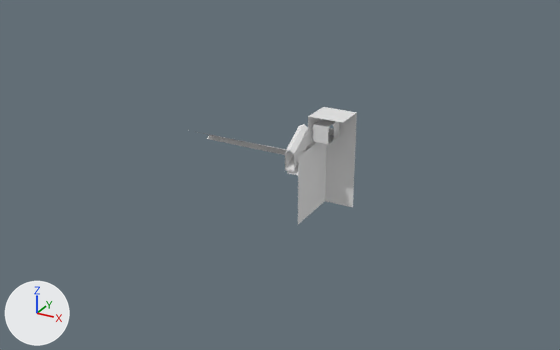
An edit to the glTF model assets/models/attic/attic.glb, drawn before and after from the same camera.
Rendered twice from a camera (50 mm lens) standing at (52.0, -111.1, 68.3) and looking at (-7.4, -3.0, 14.3). Every picture has the same lights, and +X, +Y and +Z are marked at lower left. Where no turn or scale is listed for an object, it has been applied to the vertices. Vertices at the same position are counted once.

Script lines for the objects in view, before the commit:
```python
me_plane = bpy.data.meshes.new('Plane')
me_plane.from_pydata(...)  # 18 vertices, 20 faces; spans x -0.9..0.7, y -13.25..-8.25, z 20.67..26.78
me_plane_033 = bpy.data.meshes.new('Plane.033')
me_plane_033.from_pydata(...)  # 105 vertices, 145 faces; spans x -0.9..6.6, y -13.3..-3.3, z 11.5..28.1
me_plane_034 = bpy.data.meshes.new('Plane.034')
me_plane_034.from_pydata(...)  # 11 vertices, 9 faces; spans x -19.3..1.5, y -13.3..-6.8, z 20.3..23.8
ob_attic_connector = bpy.data.objects.new('attic_connector', me_plane)
ob_attic_connector.location = (0.0, 0.0, 0.0)
ob_attic_pre_room = bpy.data.objects.new('attic_pre_room', me_plane_033)
ob_attic_pre_room.location = (0.0, 0.0, 0.0)
ob_roof = bpy.data.objects.new('roof', me_plane_034)
ob_roof.location = (0.0, 0.0, 0.0)
```
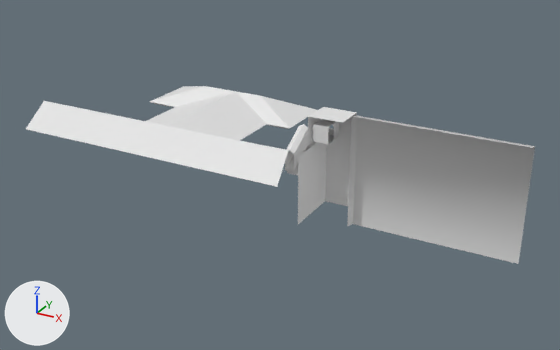
Scene script edits in JSON lines:
```json
{"block": "me_plane_034", "where": "# used by ob_roof; location = (0.0, 0.0, 0.0)"}
{"op": "remove", "block": "me_plane_034", "code": "me_plane_034.from_pydata(...)  # 11 vertices, 9 faces; spans x -19.3..1.5, y -13.3..-6.8, z 20.3..23.8"}
{"op": "add", "block": "me_plane_034", "code": "me_plane_034.from_pydata(...)  # 32 vertices, 42 faces; spans x -55.9..1.5, y -20.1..14.1, z 20.3..23.8"}
{"block": "me_plane_034", "change": "me_plane_034 part 1"}
{"block": "me_plane_034", "change": "4 vertices are removed from x -19.3..1.5, y -13.3..-6.8, z 20.3..23.8"}
{"block": "me_plane_034", "change": "6 faces are deleted"}
{"block": "me_plane_034", "change": "1 vertex moves from x -19.3, y -6.8, z 20.8 to x -13.2, y -6.8, z 20.8"}
{"block": "me_plane_034", "change": "25 vertices are added at x -55.9..1.5, y -20.1..14.1, z 20.3..23.8"}
{"block": "me_plane_034", "change": "39 new faces join them"}
{"op": "add", "block": "me_plane_037", "code": ["me_plane_037 = bpy.data.meshes.new('Plane.037')", "me_plane_037.from_pydata([(1.1, -1.0, -0.2), (28.7, -1.0, -0.2), (1.1, 1.2, -0.7), (28.7, 1.2, -0.7), (1.1, -1.0, -19.4), (1.1, 1.2, -20.0), (28.7, 1.2, -20.0)], [], [(0, 1, 3), (0, 3, 2), (2, 3, 6), (2, 6, 5), (0, 2, 5), (0, 5, 4)])"]}
{"op": "add", "block": "ob_back_building", "code": ["ob_back_building = bpy.data.objects.new('back_building', me_plane_037)", "ob_back_building.location = (5.5, -4.4, 28.3)"]}
```

What differs and where, as boxes [x1, y1, x2, y2] in the pictures (560 x 350 px):
```json
{"object": "back_building", "change": "added", "after": [347, 116, 535, 264]}
{"object": "roof", "change": "reshaped", "before": [194, 131, 286, 155], "after": [26, 86, 317, 187]}
```
